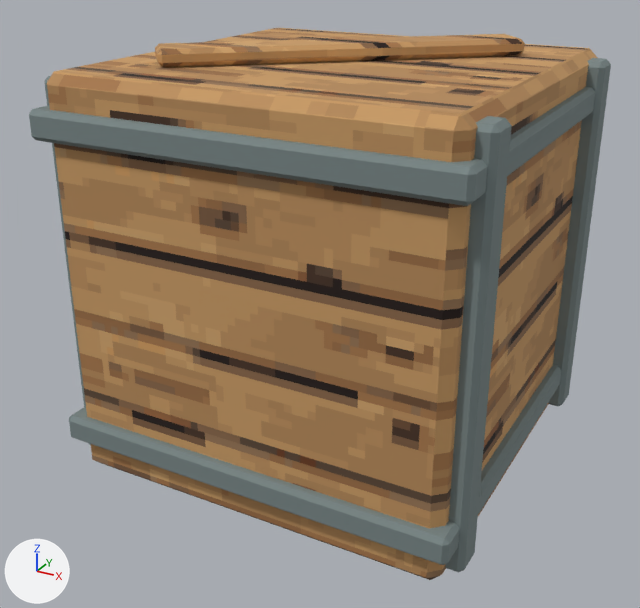
Two versions of the glTF model ArenaTaticaUnity/Assets/ArenaTatica/Resources/Models/Mapa/deserto/caixa_rachada.glb, one commit apart.
Before and after are seen from a camera (50 mm lens) standing at (0.786, -1.52, 1.048) and looking at (-0.021, -0.052, 0.313). Lighting does not change. The marker at lower left points along +X, +Y and +Z. The older version comes first.

The scene before the commit, as lines of its bpy script (objects in view):
```python
mat_deserto_madeira = bpy.data.materials.new('deserto_madeira')
mat_deserto_madeira.use_nodes = True; mat_deserto_madeira.node_tree.nodes.clear()
_N = mat_deserto_madeira.node_tree.nodes; _L = mat_deserto_madeira.node_tree.links
n0 = _N.new('ShaderNodeBsdfPrincipled'); n0.name = 'Principled BSDF'
n0.inputs[2].default_value = 0.9  # 'Roughness'
n1 = _N.new('ShaderNodeOutputMaterial'); n1.name = 'Material Output'
n2 = _N.new('ShaderNodeMix'); n2.name = 'Mix'
n2.data_type = 'RGBA'
n2.blend_type = 'MULTIPLY'
n2.inputs[0].default_value = 1.0  # 'Factor'
n3 = _N.new('ShaderNodeVertexColor'); n3.name = 'Color Attribute'
n4 = _N.new('ShaderNodeTexImage'); n4.name = 'Image Texture'
n4.image = img_deserto_madeira
n4.interpolation = 'Closest'
_L.new(n0.outputs[0], n1.inputs[0])  # 'BSDF' to 'Surface'
_L.new(n2.outputs[2], n0.inputs[0])  # 'Result' to 'Base Color'
_L.new(n3.outputs[0], n2.inputs[7])  # 'Color' to 'B'
_L.new(n4.outputs[0], n2.inputs[6])  # 'Color' to 'A'
me_cube_017 = bpy.data.meshes.new('Cube.017')
me_cube_017.from_pydata(...)  # 228 vertices, 408 faces; spans x -0.421..0.421, y -0.41..0.433, z 0.0..0.832
# faces by material slot: [88, 264, 20, 36]
me_cube_017.materials.append(mat_deserto_madeira)
me_cube_017.materials.append(mat_deserto_ferro)
me_cube_017.materials.append(mat_deserto_fruta)
me_cube_017.materials.append(mat_deserto_sombra)
ob_deserto_caixa_rachada = bpy.data.objects.new('deserto_caixa_rachada', me_cube_017)
ob_deserto_caixa_rachada.location = (0.0, 0.0, 0.0)
```
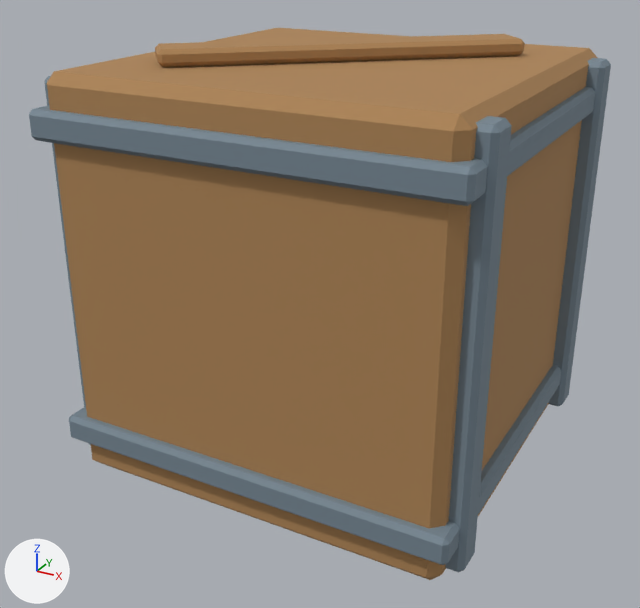
Boxes (x1, y1, x2, y2) around the edits, measured in the pictures (640 x 608 px):
'deserto_caixa_rachada', surface changed: (29, 28, 603, 580) in both

The change, as a list of edits to the scene's bpy script:
```text
Change mat_deserto_madeira:
    where n0 = _N.new('ShaderNodeBsdfPrincipled'); n0.name = 'Principled BSDF'
    n0.inputs[2].default_value: 0.9 -> 0.88  # 'Roughness'
    where n2 = _N.new('ShaderNodeMix'); n2.name = 'Mix'
    add n2.inputs[7].default_value = (0.42, 0.23, 0.09, 1.0)  # 'B', brown #ad8455
    remove n4 = _N.new('ShaderNodeTexImage'); n4.name = 'Image Texture'
    remove n4.image = img_deserto_madeira
    remove n4.interpolation = 'Closest'
    where n3 = _N.new('ShaderNodeVertexColor'); n3.name = 'Color Attribute'
    remove _L.new(n3.outputs[0], n2.inputs[7])  # 'Color' to 'B'
    remove _L.new(n4.outputs[0], n2.inputs[6])  # 'Color' to 'A'
    add _L.new(n3.outputs[0], n2.inputs[6])  # 'Color' to 'A'
```
